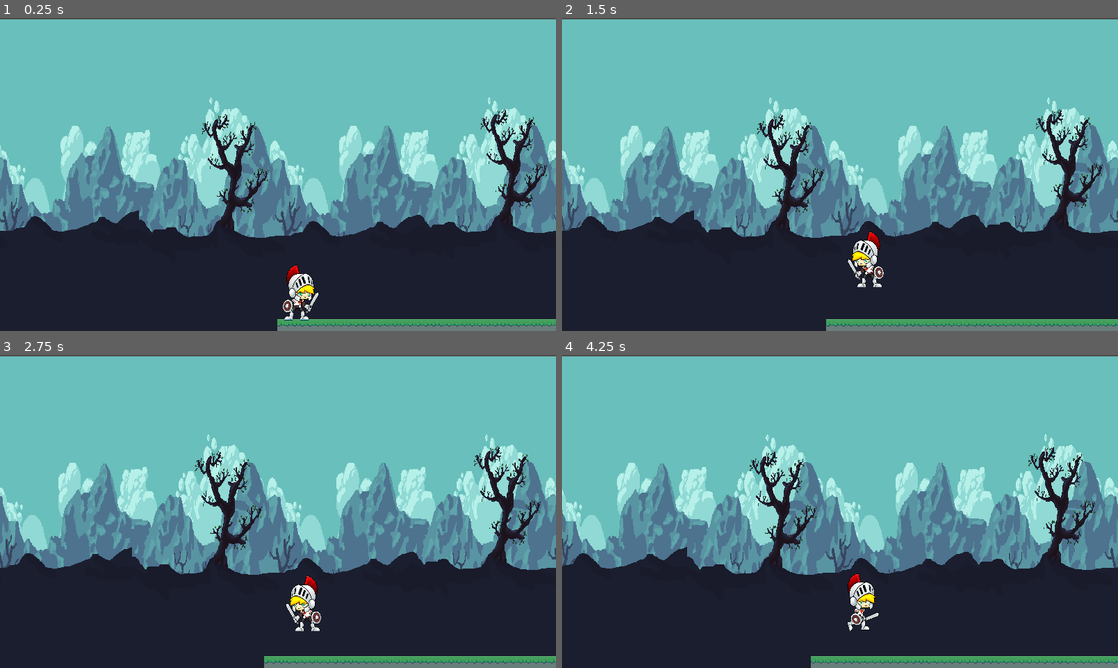
Above: before the commit, frames 1-4 (two rows, left to right).
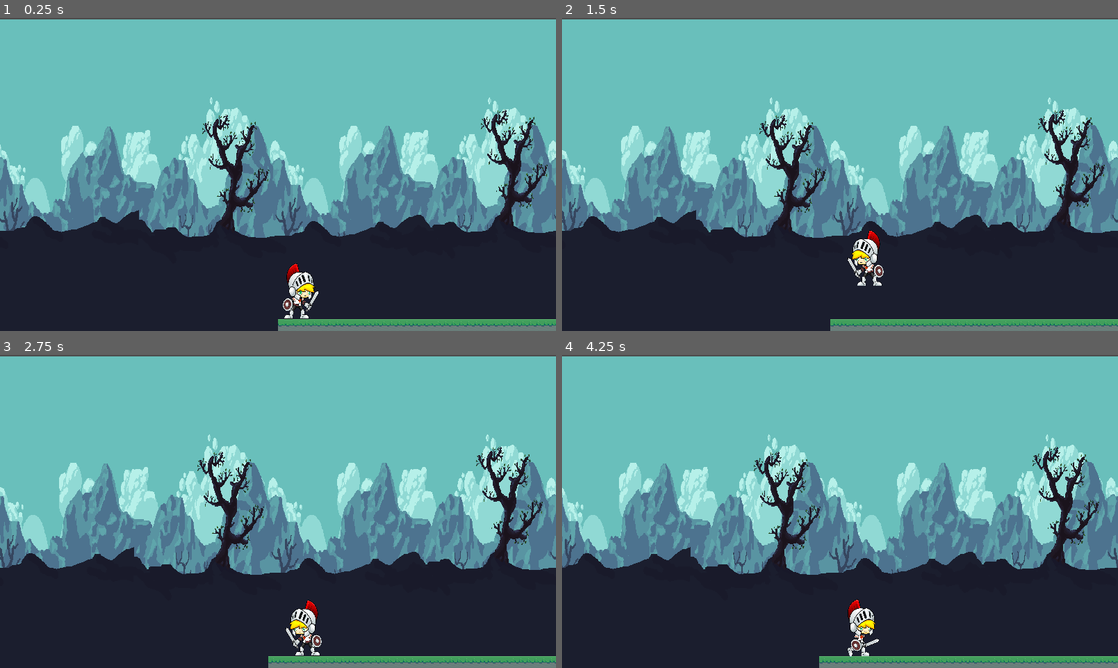
Above: after the commit, the same moments.

Repository: MaxyMunoz/Godot_game
Game: Godot game, scene res://Ecenas/mundo.tscn
The game is run twice, just before and just after one commit, with the same random seed, the same clock (stepped at 60 frames per second) and the same inputs. This scene is started directly instead of the project's main scene.
Inputs (mouse positions are in pixels of both pictures, inside the frame that each line leads up to):
- Up to frame 1 (0.25 s): no input
- Up to frame 2 (1.5 s): move the mouse to (812, 237) at 0.52 s; hold D (CAMINAR) 0.53-1.28 s; tap W (SALTAR) at 0.77, 1.07 s; tap A (RETROCEDER) at 0.8, 1.35 s; move the mouse to (1006, 221) at 1.27 s
- Up to frame 3 (2.75 s): tap W (SALTAR) at 1.52, 1.82, 2.3 s; click (444, 558) at 1.55 s; move the mouse to (111, 464) at 2.02 s; click (111, 464) at 2.1 s
- Up to frame 4 (4.25 s): move the mouse to (867, 511) at 2.77 s; tap W (SALTAR) at 2.85, 3.02, 3.32, 3.77, 4.07 s; tap D (CAMINAR) at 3.05 s; move the mouse to (756, 433) at 3.52 s; hold D (CAMINAR) from 3.53 s (still down); tap A (RETROCEDER) at 3.8 s

The runs differ from the first frame. In frame 1, 2.6% of the frame differs, in the area x 0-100%, y 25-100%; in frame 2, 7.6%; in frame 3, 8.1%; in frame 4, 12%.

Commit message:
24-11-23

Diff:
--- a/Godot/Ecenas/player.tscn
+++ b/Godot/Ecenas/player.tscn
@@ -1,19 +1,29 @@
-[gd_scene load_steps=53 format=3 uid="uid://gs0awhr6wpyv"]
+[gd_scene load_steps=63 format=3 uid="uid://gs0awhr6wpyv"]
 
 [ext_resource type="Texture2D" uid="uid://bag3c0mb7j0xb" path="res://Sprite/Walk (1).png" id="1_f5d3m"]
 [ext_resource type="Script" path="res://Script/player.gd" id="1_xc14p"]
 [ext_resource type="Script" path="res://Ecenas/Camera2D.gd" id="2_3nckn"]
 [ext_resource type="Texture2D" uid="uid://bjkf43id3xav8" path="res://Sprite/Walk (2).png" id="2_crg16"]
+[ext_resource type="Texture2D" uid="uid://dprq340o7jfjl" path="res://Sprite/Attack (1).png" id="3_kq2v0"]
 [ext_resource type="Texture2D" uid="uid://b4os43ynx6kb8" path="res://Sprite/Walk (3).png" id="3_y1voc"]
 [ext_resource type="Texture2D" uid="uid://dp140lkmqrfgv" path="res://Sprite/Walk (4).png" id="4_mhs4w"]
+[ext_resource type="Texture2D" uid="uid://bufx3nlcrgyww" path="res://Sprite/Attack (2).png" id="4_vtkxf"]
+[ext_resource type="Texture2D" uid="uid://wa3fjtlmsf73" path="res://Sprite/Attack (3).png" id="5_0ux2y"]
 [ext_resource type="Texture2D" uid="uid://oeg6nl2kya2b" path="res://Sprite/Walk (5).png" id="5_ctuu0"]
 [ext_resource type="Texture2D" uid="uid://3w61nj75v2qn" path="res://Sprite/Walk (6).png" id="6_0jk65"]
+[ext_resource type="Texture2D" uid="uid://cank0iyrhsi67" path="res://Sprite/Attack (10).png" id="6_so2kh"]
+[ext_resource type="Texture2D" uid="uid://busl7o6ik8e5w" path="res://Sprite/Attack (9).png" id="7_bow78"]
 [ext_resource type="Texture2D" uid="uid://baawho2pyobiy" path="res://Sprite/Walk (7).png" id="7_c3ywv"]
+[ext_resource type="Texture2D" uid="uid://ds7wuit0b87q4" path="res://Sprite/Attack (4).png" id="8_1pl63"]
 [ext_resource type="Texture2D" uid="uid://bh1wf75y3gvl2" path="res://Sprite/Walk (8).png" id="8_elc21"]
+[ext_resource type="Texture2D" uid="uid://bi0x25hw7jqyk" path="res://Sprite/Attack (5).png" id="9_mco3r"]
 [ext_resource type="Texture2D" uid="uid://dg86n5dhf3uhs" path="res://Sprite/Walk (9).png" id="9_pcr18"]
+[ext_resource type="Texture2D" uid="uid://c8a6vpsiyj68q" path="res://Sprite/Attack (6).png" id="10_6lly2"]
 [ext_resource type="Texture2D" uid="uid://b1eoyuf2bjq13" path="res://Sprite/Walk (10).png" id="10_aoc7o"]
+[ext_resource type="Texture2D" uid="uid://dte6vpr5rng05" path="res://Sprite/Attack (7).png" id="11_1mjkg"]
 [ext_resource type="Texture2D" uid="uid://cidd1dfbku1eq" path="res://Sprite/Run (1).png" id="11_2qi12"]
 [ext_resource type="Texture2D" uid="uid://e14kbopmexv5" path="res://Sprite/Run (2).png" id="12_eltvg"]
+[ext_resource type="Texture2D" uid="uid://cgfmb6qic864g" path="res://Sprite/Attack (8).png" id="12_rid8k"]
 [ext_resource type="Texture2D" uid="uid://b4127khqhb1gs" path="res://Sprite/Run (3).png" id="13_ovb41"]
 [ext_resource type="Texture2D" uid="uid://b8m4dj7h7i7c3" path="res://Sprite/Run (4).png" id="14_crsb8"]
 [ext_resource type="Texture2D" uid="uid://cey0we1eckhpi" path="res://Sprite/Run (5).png" id="15_sbqye"]
@@ -52,10 +62,45 @@
 [ext_resource type="Texture2D" uid="uid://d1mfv23nwv4c1" path="res://Sprite/Jump (9).png" id="48_q4xda"]
 
 [sub_resource type="RectangleShape2D" id="RectangleShape2D_lmtb2"]
-size = Vector2(58, 87.75)
+size = Vector2(59, 95)
 
 [sub_resource type="SpriteFrames" id="SpriteFrames_6jcy5"]
 animations = [{
+"frames": [{
+"duration": 1.0,
+"texture": ExtResource("3_kq2v0")
+}, {
+"duration": 1.0,
+"texture": ExtResource("4_vtkxf")
+}, {
+"duration": 1.0,
+"texture": ExtResource("5_0ux2y")
+}, {
+"duration": 1.0,
+"texture": ExtResource("6_so2kh")
+}, {
+"duration": 1.0,
+"texture": ExtResource("7_bow78")
+}, {
+"duration": 1.0,
+"texture": ExtResource("8_1pl63")
+}, {
+"duration": 1.0,
+"texture": ExtResource("9_mco3r")
+}, {
+"duration": 1.0,
+"texture": ExtResource("10_6lly2")
+}, {
+"duration": 1.0,
+"texture": ExtResource("11_1mjkg")
+}, {
+"duration": 1.0,
+"texture": ExtResource("12_rid8k")
+}],
+"loop": false,
+"name": &"atacar",
+"speed": 9.0
+}, {
 "frames": [{
 "duration": 1.1,
 "texture": ExtResource("1_f5d3m")
@@ -235,7 +280,7 @@
 
 [node name="CollisionShape2D" type="CollisionShape2D" parent="."]
 y_sort_enabled = true
-position = Vector2(42, 585)
+position = Vector2(50.5, 584.5)
 shape = SubResource("RectangleShape2D_lmtb2")
 
 [node name="Camera2D" type="Camera2D" parent="."]
@@ -246,4 +291,4 @@
 position = Vector2(50, 575)
 scale = Vector2(0.172487, 0.188119)
 sprite_frames = SubResource("SpriteFrames_6jcy5")
-animation = &"detenido"
+animation = &"atacar"
--- a/Godot/Script/player.gd
+++ b/Godot/Script/player.gd
@@ -1,52 +1,54 @@
 extends CharacterBody2D
 
-var velocidad =40
-const  gravedad = 300
-var salto=200
-var screen_size
-var ani
-
-func _ready():
-	screen_size=get_viewport_rect().size
+var velocidad : int = 30
+var salto : int = 200
+var gravedad : int = 300
+var accion : String
+var atacar : bool = false
 
 func _physics_process(delta):
+
 	velocity.y += gravedad*delta
-	if Input.is_action_pressed("CAMINAR"):
-		velocity.x= velocidad
-		ani=1
+	if atacar == false:
+		if Input.is_action_pressed("CAMINAR"):
+			velocity.x = velocidad
+			$AnimatedSprite2D.flip_h = false
+			accion = "caminar"
+		elif Input.is_action_pressed("RETROCEDER"):
+			velocity.x =-velocidad
+			$AnimatedSprite2D.flip_h = true
+			accion = "retroceder"
+		else:
+			accion = ""
+			velocity.x = 0
+		if Input.is_action_pressed("CORRER adelante"):
+			velocity.x = velocidad*2
+			$AnimatedSprite2D.flip_h = false
+			accion="correr"
+		elif  Input.is_action_pressed("correr atras"):
+			velocity.x = velocidad *-2
+			$AnimatedSprite2D.flip_h = true
+			accion = "correr atras"
 
-	elif  Input.is_action_pressed("RETROCEDER"):
-		velocity.x = -velocidad
-		ani=-1
-	elif  Input.is_action_pressed("correr atras"):
-		velocity.x =- velocidad*3
-		ani =-2
+		if is_on_floor():
+			if Input.is_action_just_pressed("SALTAR"):
+				velocity.y =-salto
+		if Input.is_action_just_pressed("atacar"):
+			atacar=true
 	else:
-		velocity.x = 0
-		ani=0
-		$AnimatedSprite2D.play("detenido")
-	if Input.is_action_pressed("CORRER adelante"):
-		velocity.x=velocidad*3
-		ani=2
-	elif  Input.is_action_pressed("correr atras"):
-		velocity.x =- velocidad*3
-		ani =-2
-	if velocity.x == 0:
-		velocity.x = 0
-		ani=0
-		$AnimatedSprite2D.play("detenido")
-	if is_on_floor():
-		if Input.is_action_just_released("SALTAR"):
-			velocity.y =-salto
+		$AnimatedSprite2D.play("atacar")
+		await ($AnimatedSprite2D.animation_finished)
+		atacar=false
 
-	if ani == 1 or ani == -1:
-		$AnimatedSprite2D.play("avanzar")
-	elif ani == 2 or ani == -2:
-		$AnimatedSprite2D.play("correr")
-	if velocity.x < 0 if  velocity.x != 0  else $AnimatedSprite2D.flip_h:
-		$AnimatedSprite2D.flip_h = true
-	else:
-		$AnimatedSprite2D.flip_h = false
-
+	animacionAciton(accion)
 
 	move_and_slide()
+
+func animacionAciton(accion):
+	if accion == "correr" or accion == "correr atras":
+		$AnimatedSprite2D.play("correr")
+	elif accion == "caminar" or accion == "retroceder":
+		$AnimatedSprite2D.play("avanzar")
+
+	else:
+		$AnimatedSprite2D.play("detenido")
